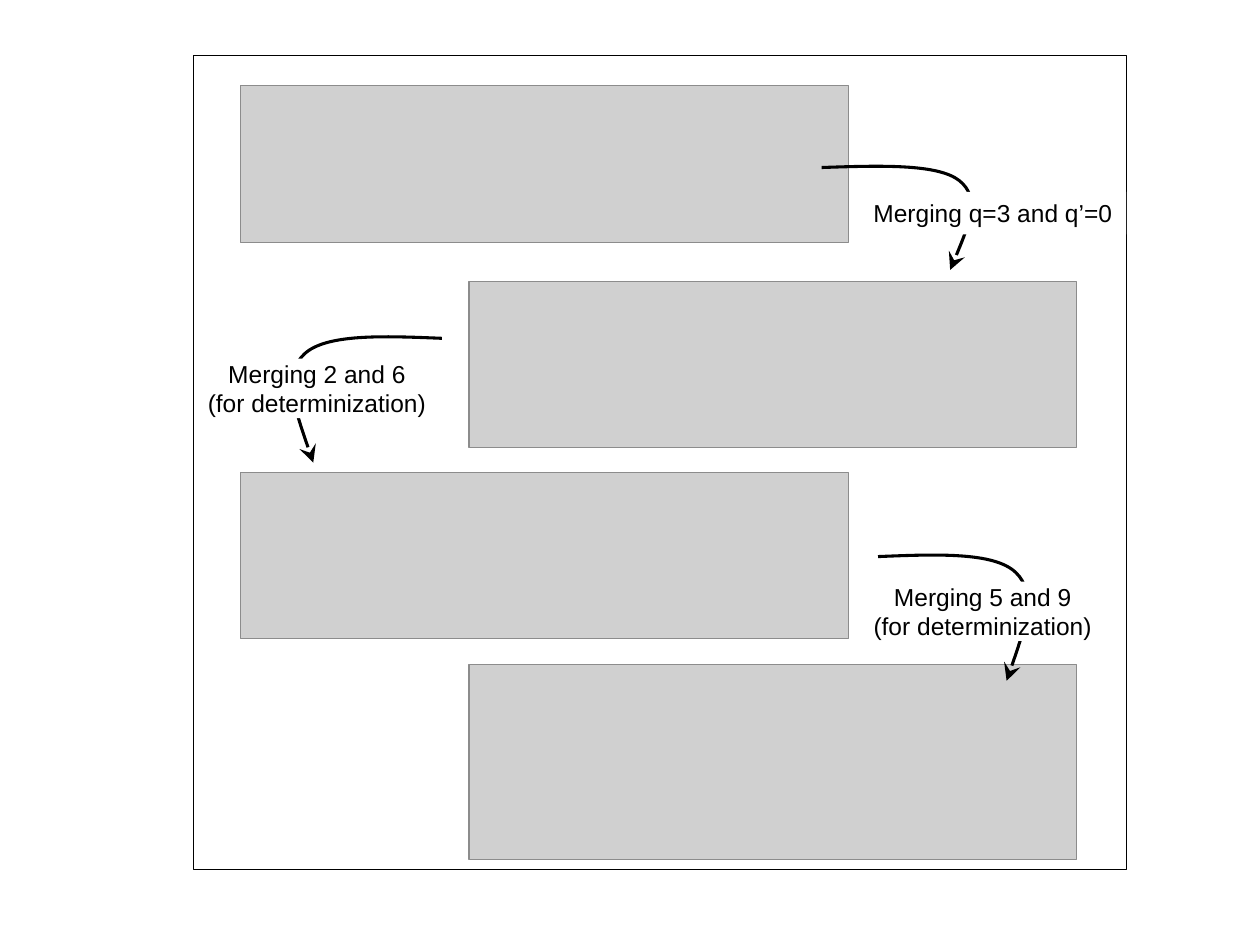
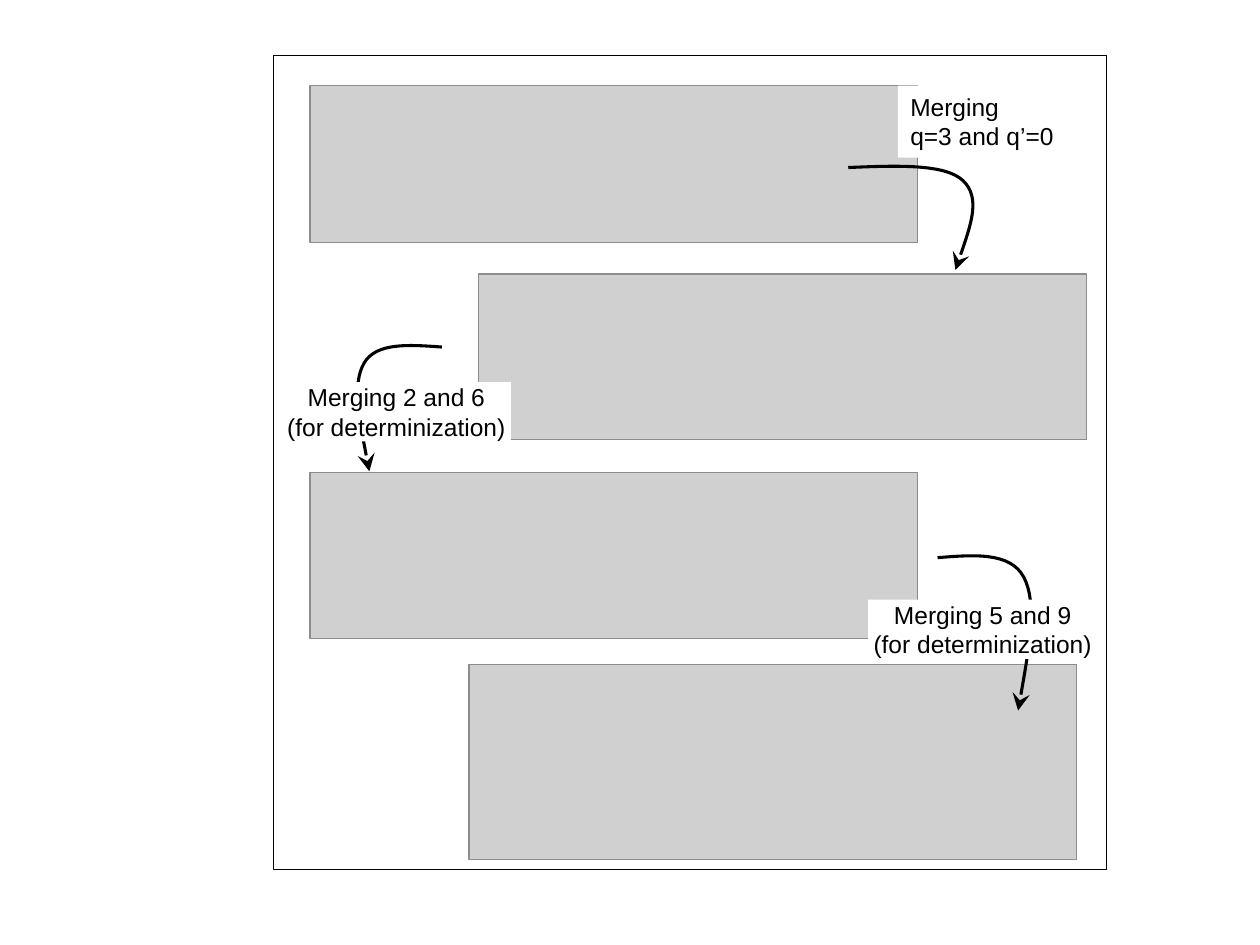
Before and after one commit to blambeau/phd, a slide deck: slide 15 of writing/images/train.pptx. Drawn at 1260x945 pixels with LibreOffice and Linux fonts; fonts in the diff are those of the drawing; grey boxes stand for pictures. Boxes give left, top, right and bottom in pixels: in the first picture for what was removed or moved away, otherwise in the second. Text is boxed around its words. In the diff, an @@ line names an element or a change of style, - is before the commit and + after.

```diff
--- a/writing/images/train.pptx
+++ b/writing/images/train.pptx
@@ rectangle resized from (x1=194, y1=55, x2=1126, y2=869) to (x1=273, y1=55, x2=1106, y2=869) @@
@@ picture moved from (x1=241, y1=86, x2=848, y2=243) to (x1=310, y1=86, x2=917, y2=243) @@
@@ text "Merging q=3 and q’=0" rewrapped from (x1=873, y1=204, x2=1112, y2=227) to (x1=910, y1=98, x2=1053, y2=150) @@
@@ freeform shape resized from (x1=822, y1=164, x2=980, y2=270) to (x1=848, y1=164, x2=980, y2=270) @@
@@ picture moved from (x1=469, y1=282, x2=1076, y2=449) to (x1=479, y1=275, x2=1086, y2=441) @@
@@ freeform shape resized from (x1=282, y1=334, x2=441, y2=462) to (x1=353, y1=343, x2=442, y2=471) @@
@@ text "Merging 2 and 6" moved from (x1=208, y1=365, x2=425, y2=417) to (x1=287, y1=388, x2=505, y2=441) @@
@@ picture moved from (x1=241, y1=472, x2=848, y2=639) to (x1=310, y1=472, x2=917, y2=639) @@
@@ freeform shape resized from (x1=878, y1=552, x2=1037, y2=680) to (x1=937, y1=552, x2=1037, y2=711) @@
@@ text "Merging 5 and 9" moved from (x1=874, y1=588, x2=1091, y2=640) to (x1=874, y1=606, x2=1091, y2=658) @@
```
Also in this commit, not shown: 5 other slides changed, 1 slide added, 26 other files.
